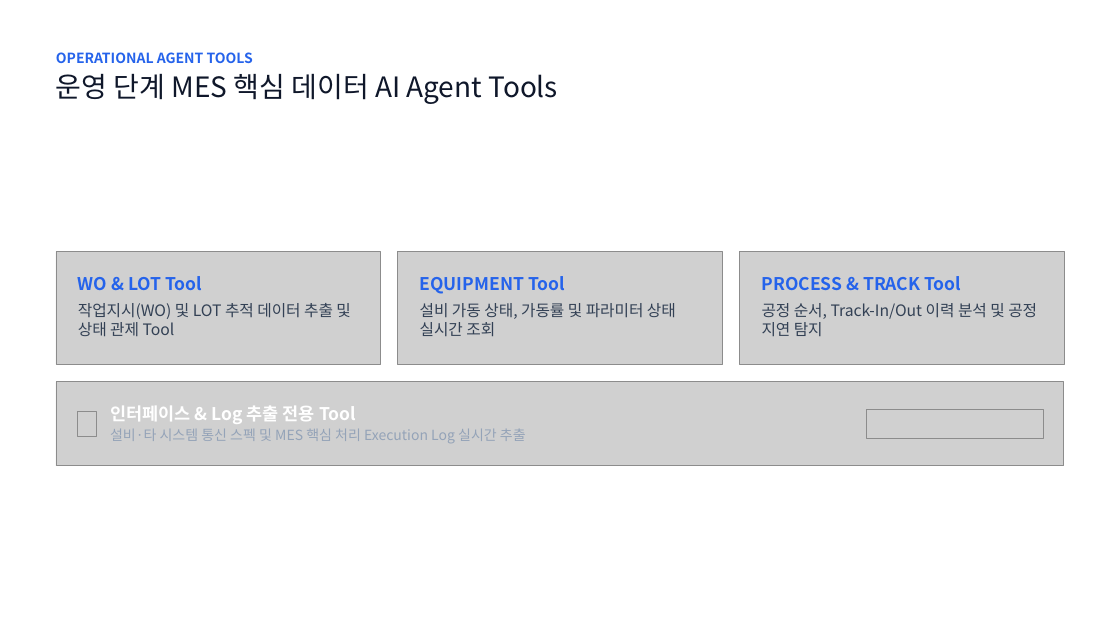
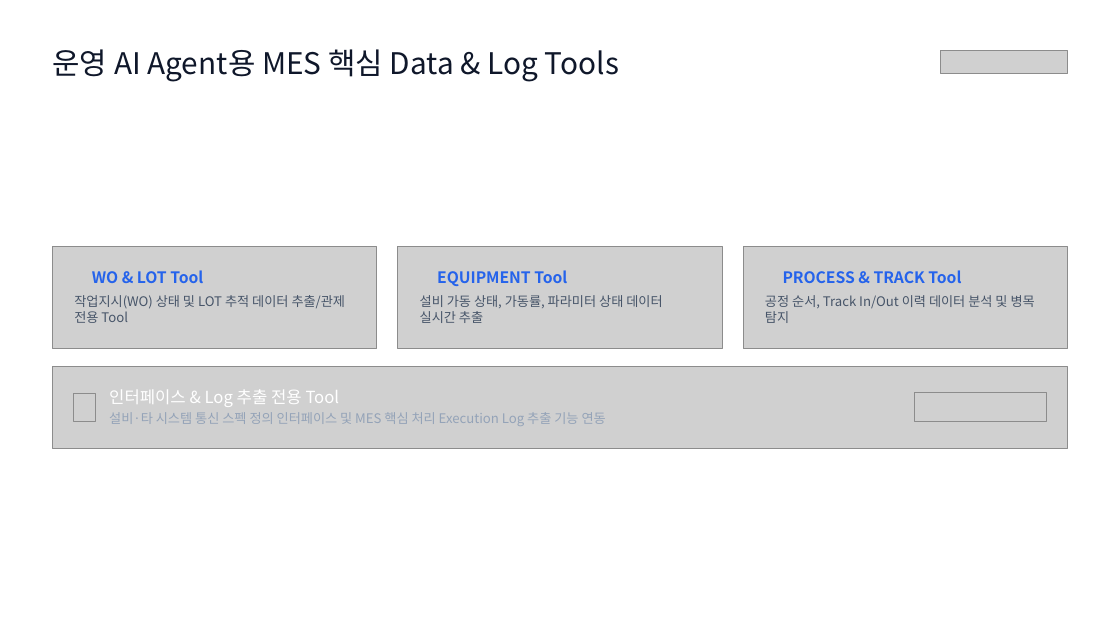
Before and after one commit to mordent/OpenProject, a slide deck: slide 7 of 제조 분야 AI Agent 아키텍처.pptx. Drawn at 1120x630 pixels with LibreOffice and Linux fonts; fonts in the diff are those of the drawing; grey boxes stand for pictures; background and template pictures are left out. Boxes give left, top, right and bottom in pixels: in the first picture for what was removed or moved away, otherwise in the second. Text is boxed around its words. In the diff, an @@ line names an element or a change of style, - is before the commit and + after.

```diff
--- a/제조 분야 AI Agent 아키텍처.pptx
+++ b/제조 분야 AI Agent 아키텍처.pptx
@@ text at box(52, 49, 619, 82): text changed; size 12 to 25.5 pt; text colour #2563EB to #0F172A; bold off @@
-OPERATIONAL AGENT TOOLS
+운영 AI Agent용 MES 핵심 Data & Log Tools
@@ text "운영 AI Agent용 MES 핵심 ..." at box(52, 49, 619, 82): vertical alignment top to middle @@
@@ picture added at box(941, 50, 1068, 74) @@
@@ text removed at box(56, 73, 558, 104) @@
-운영 단계 MES 핵심 데이터 AI Agent Tools
@@ picture: place and size @@
-picture at box(56, 251, 381, 364)
+picture at box(52, 246, 376, 349)
@@ picture: place and size @@
-picture at box(398, 251, 723, 364)
+picture at box(398, 246, 723, 349)
@@ picture: place and size @@
-picture at box(740, 251, 1065, 364)
+picture at box(744, 246, 1068, 349)
@@ size 15 to 13.5 pt in 3 elements at box(437, 270, 567, 286), box(92, 270, 203, 283), box(783, 270, 961, 283) @@
@@ text at box(74, 295, 346, 323): text changed; size 13.5 to 11.2 pt; text colour #334155 to #475569 @@
-작업지시(WO) 및 LOT 추적 데이터 추출 및 상태 관제 Tool
+작업지시(WO) 상태 및 LOT 추적 데이터 추출/관제 전용 Tool
@@ text at box(420, 295, 662, 323): text changed; size 13.5 to 11.2 pt; text colour #334155 to #475569 @@
-설비 가동 상태, 가동률 및 파라미터 상태 실시간 조회
+설비 가동 상태, 가동률, 파라미터 상태 데이터 실시간 추출
@@ text at box(765, 295, 1035, 323): text changed; size 13.5 to 11.2 pt; text colour #334155 to #475569 @@
-공정 순서, Track-In/Out 이력 분석 및 공정 지연 탐지
+공정 순서, Track In/Out 이력 데이터 분석 및 병목 탐지
@@ picture: place and size @@
-picture at box(56, 382, 1065, 466)
+picture at box(52, 366, 1067, 449)
@@ text "인터페이스 & Log 추출 전용 ...": place and size @@
-text "인터페이스 & Log 추출 전용 ..." at box(110, 406, 356, 424)
+text "인터페이스 & Log 추출 전용 ..." at box(109, 390, 340, 407)
@@ text "인터페이스 & Log 추출 전용 ..." at box(109, 390, 340, 407): size 15 to 14.2 pt, bold off; line spacing 1 to 17.1pt @@
@@ picture added at box(74, 393, 96, 421) @@
@@ picture removed at box(77, 412, 97, 436) @@
@@ text at box(109, 412, 606, 426): text changed; size 12 to 11.2 pt @@
-설비·타 시스템 통신 스펙 및 MES 핵심 처리 Execution Log 실시간 추출
+설비·타 시스템 통신 스펙 정의 인터페이스 및 MES 핵심 처리 Execution Log 추출 기능 연동
@@ picture: place and size @@
-picture at box(866, 409, 1043, 439)
+picture at box(915, 393, 1047, 422)
```
Also in this commit, not shown: 10 other slides changed, 1 slide added, 2 slides removed.
